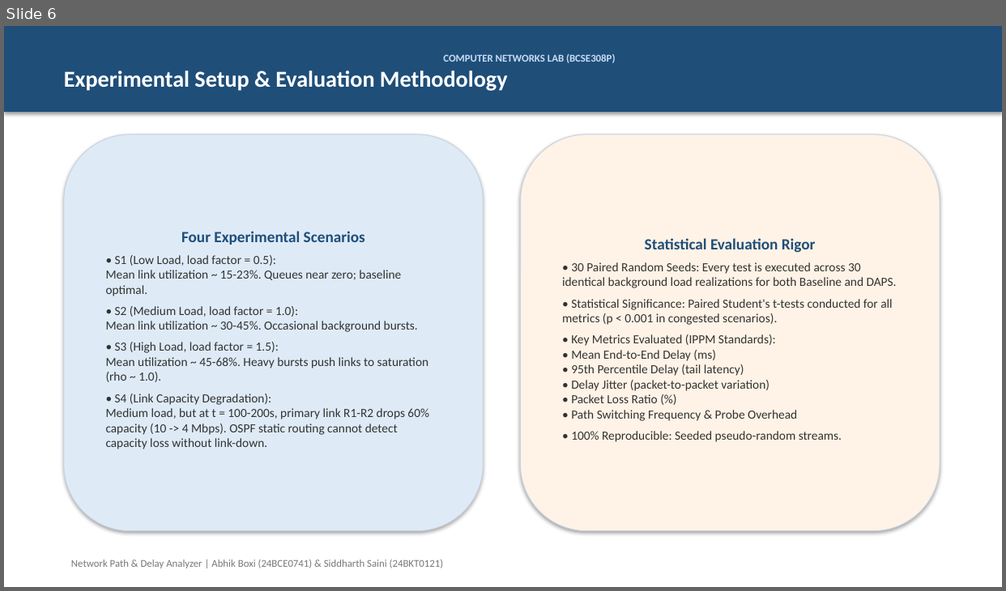
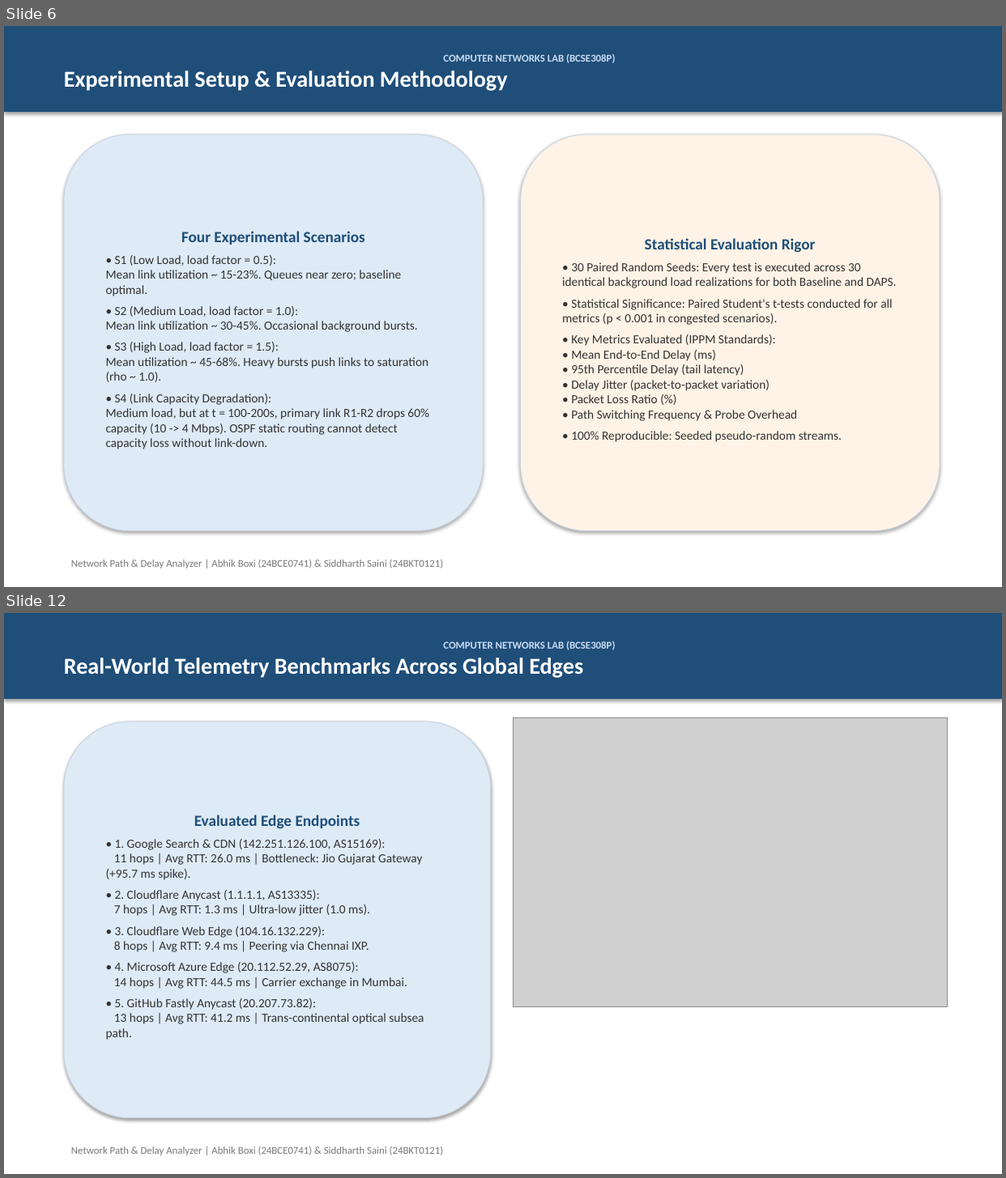
Before and after one commit to Someone1701/Network-Path-and-Delay-Analyzer, a slide deck: Network_Path_and_Delay_Analyzer_Presentation.pptx. Shown one above the other, each under a label of ours: slide 6 before the commit, slides 6 and 12 after it; the slides between them are not shown. The pictures are 1006x591 and 1006x1178 pixels, drawn with LibreOffice and Linux fonts; fonts in the diff are those of the drawing; grey boxes stand for pictures. Boxes give left, top, right and bottom in pixels: in the first picture for what was removed or moved away, otherwise in the second. Text is boxed around its words. In the diff, an @@ line names an element or a change of style, - is before the commit and + after.

```diff
--- a/Network_Path_and_Delay_Analyzer_Presentation.pptx
+++ b/Network_Path_and_Delay_Analyzer_Presentation.pptx
@@ slide 12 added at (x1=4, y1=613, x2=1002, y2=1174), background #FFFFFF @@
@@ rectangle added at (x1=4, y1=613, x2=1002, y2=699), fill #1F4E79, 22 pt, text #FFFFFF, bold @@
+COMPUTER NETWORKS LAB (BCSE308P)
+Real-World Telemetry Benchmarks Across Global Edges
@@ rounded rectangle added at (x1=64, y1=722, x2=491, y2=1118), fill #DEEBF7, outline #C8D2E1 0.75 pt, 12 pt, text #323232 @@
+Evaluated Edge Endpoints
+• 1. Google Search & CDN (142.251.126.100, AS15169):
+11 hops | Avg RTT: 26.0 ms | Bottleneck: Jio Gujarat Gateway (+95.7 ms spike).
+• 2. Cloudflare Anycast (1.1.1.1, AS13335):
+7 hops | Avg RTT: 1.3 ms | Ultra-low jitter (1.0 ms).
+• 3. Cloudflare Web Edge (104.16.132.229):
+8 hops | Avg RTT: 9.4 ms | Peering via Chennai IXP.
+• 4. Microsoft Azure Edge (20.112.52.29, AS8075):
+14 hops | Avg RTT: 44.5 ms | Carrier exchange in Mumbai.
+• 5. GitHub Fastly Anycast (20.207.73.82):
+13 hops | Avg RTT: 41.2 ms | Trans-continental optical subsea path.
@@ picture added at (x1=513, y1=717, x2=948, y2=1007) @@
@@ text added at (x1=71, y1=1147, x2=444, y2=1156), 10 pt, text #787878 @@
+Network Path & Delay Analyzer | Abhik Boxi (24BCE0741) & Siddharth Saini (24BKT0121)
```
Also in this commit, not shown: 4 slides changed, 1 other slide added, 2 other files.
